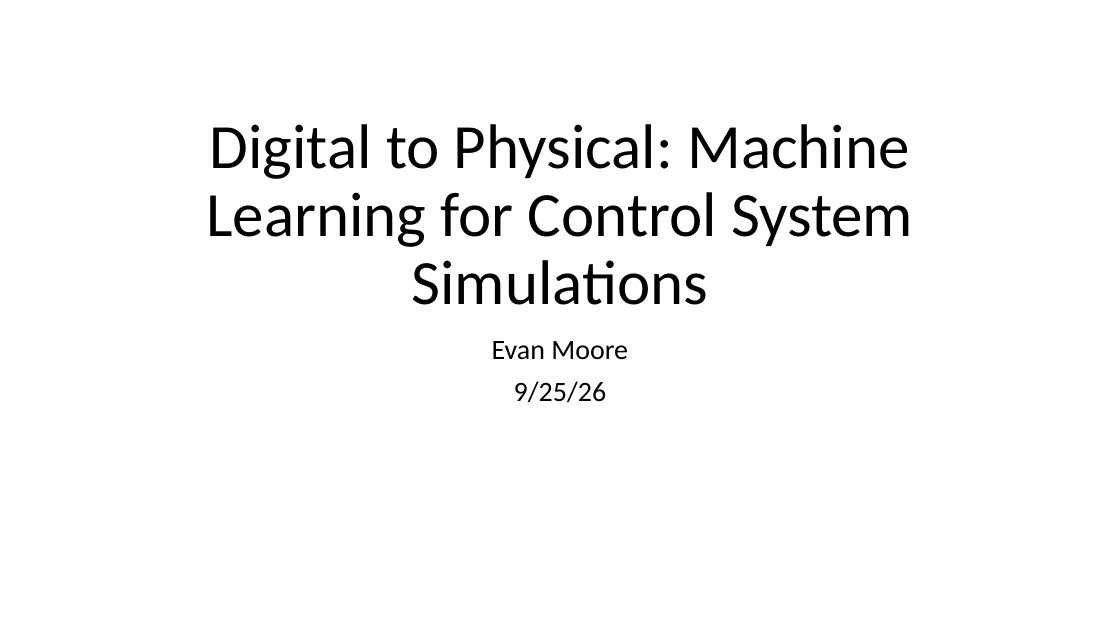
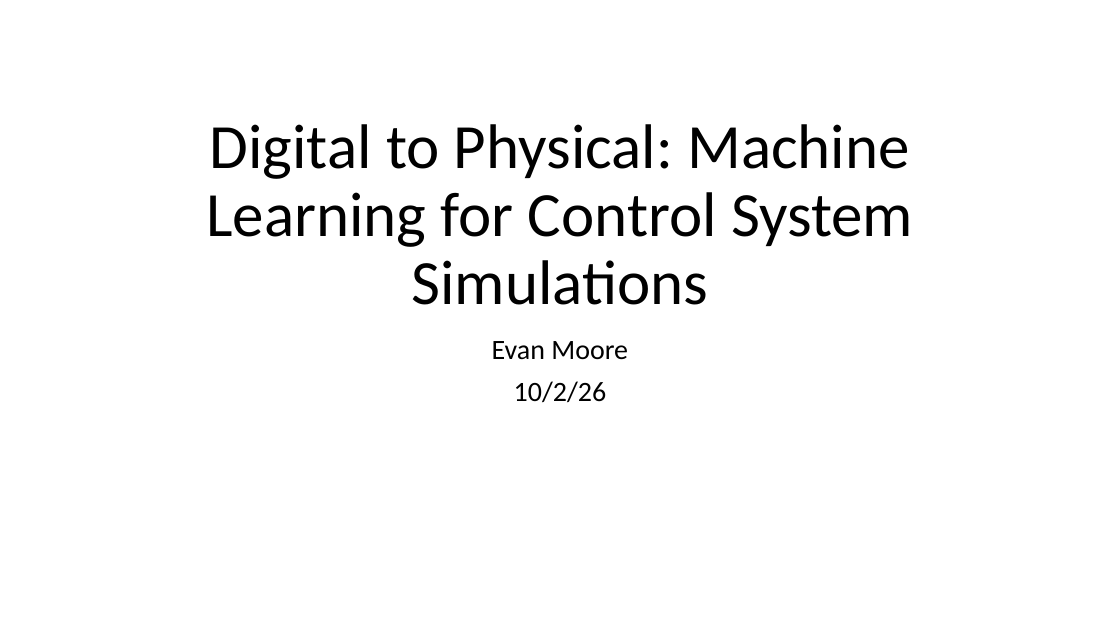
Before and after one commit to evandm4/engr-10301h-balancing-robot, a slide deck: slide 1 of docs/Evan Moore Progress Update.pptx. Drawn at 1120x630 pixels with LibreOffice and Linux fonts; fonts in the diff are those of the drawing. Boxes give left, top, right and bottom in pixels: in the first picture for what was removed or moved away, otherwise in the second. Text is boxed around its words. In the diff, an @@ line names an element or a change of style, - is before the commit and + after.

```diff
--- a/docs/Evan Moore Progress Update.pptx
+++ b/docs/Evan Moore Progress Update.pptx
@@ subtitle at (x1=514, y1=381, x2=606, y2=403): text changed @@
-9/25/26
+10/2/26
```
Also in this commit, not shown: 5 other slides changed, 3 slides added, 1 slide removed, 13 other files.
